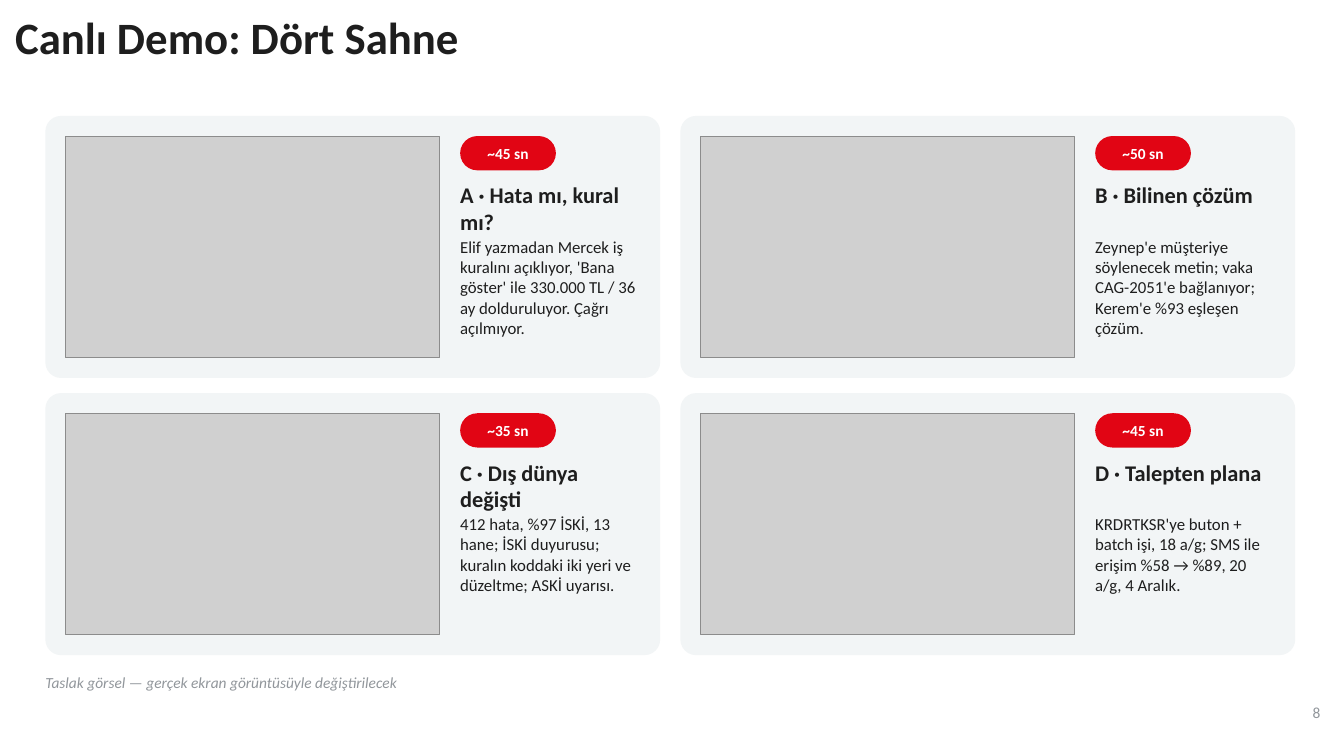
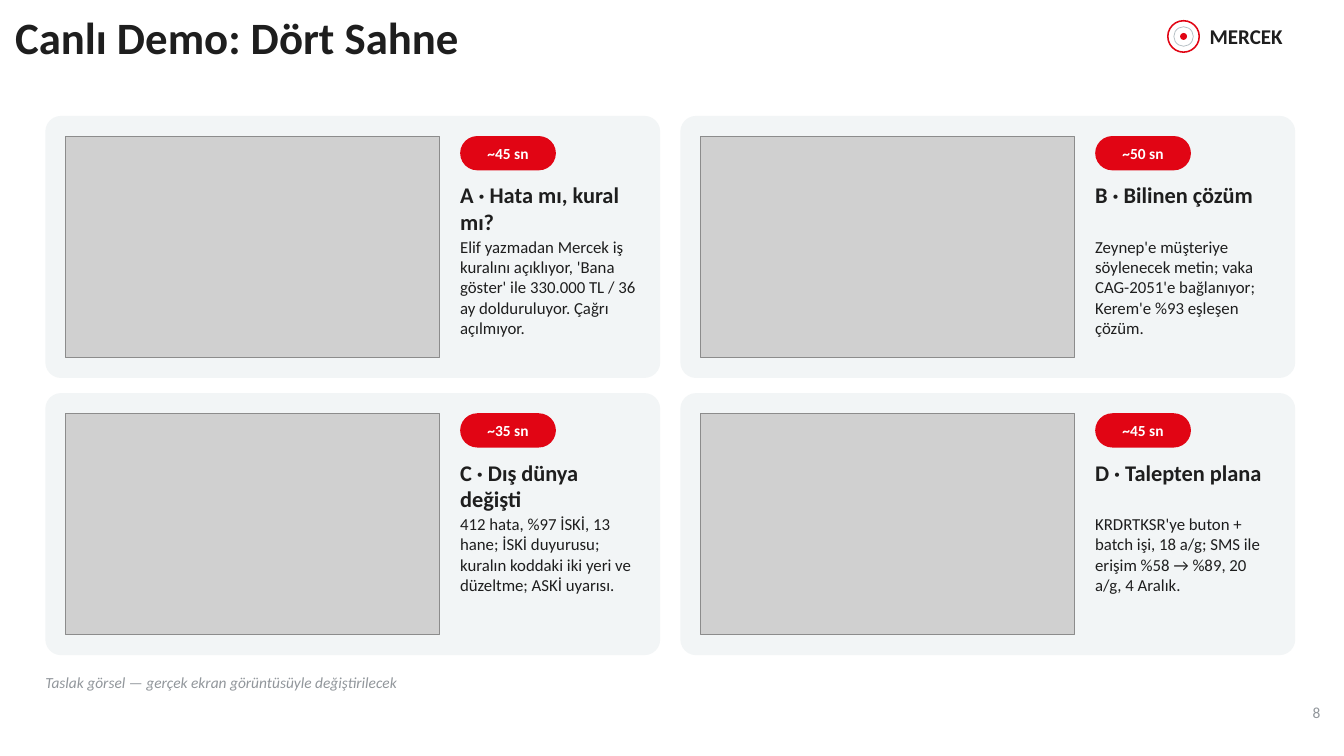
Before and after one commit to SeyhanAmasyalii/ZTHackathonStudy, a slide deck: slide 8 of presentation/Mercek_AI_Overflow_Sunum.pptx. Drawn at 1344x756 pixels with LibreOffice and Linux fonts; fonts in the diff are those of the drawing; grey boxes stand for pictures; background and template pictures are left out. Boxes give left, top, right and bottom in pixels: in the first picture for what was removed or moved away, otherwise in the second. Text is boxed around its words. In the diff, an @@ line names an element or a change of style, - is before the commit and + after.

```diff
--- a/presentation/Mercek_AI_Overflow_Sunum.pptx
+++ b/presentation/Mercek_AI_Overflow_Sunum.pptx
@@ ellipse added at (1169, 21, 1200, 52), outline #E10514 1.09 pt @@
@@ ellipse added at (1175, 27, 1194, 46), outline #B4BEC3 0.55 pt @@
@@ ellipse added at (1181, 33, 1188, 40), fill #E10514 @@
@@ text added at (1210, 30, 1283, 44), 15 pt, text #1E1E1E, bold @@
+MERCEK
```
Also in this commit, not shown: 10 other slides changed, 1 other file.
